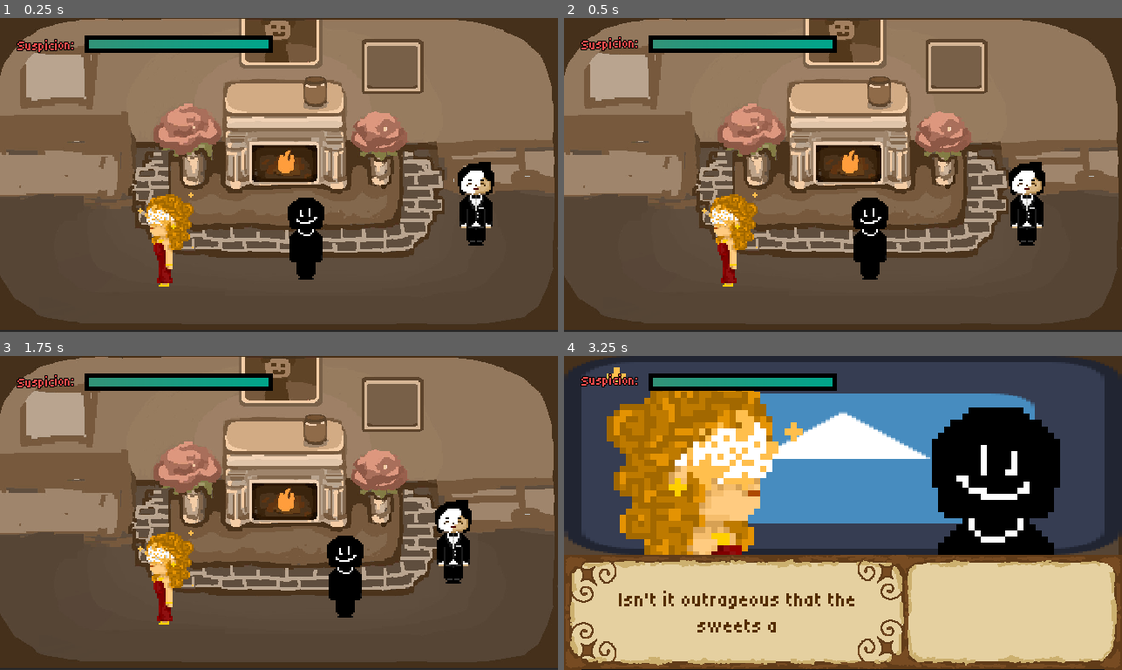
Above: before the commit, frames 1-4 (two rows, left to right).
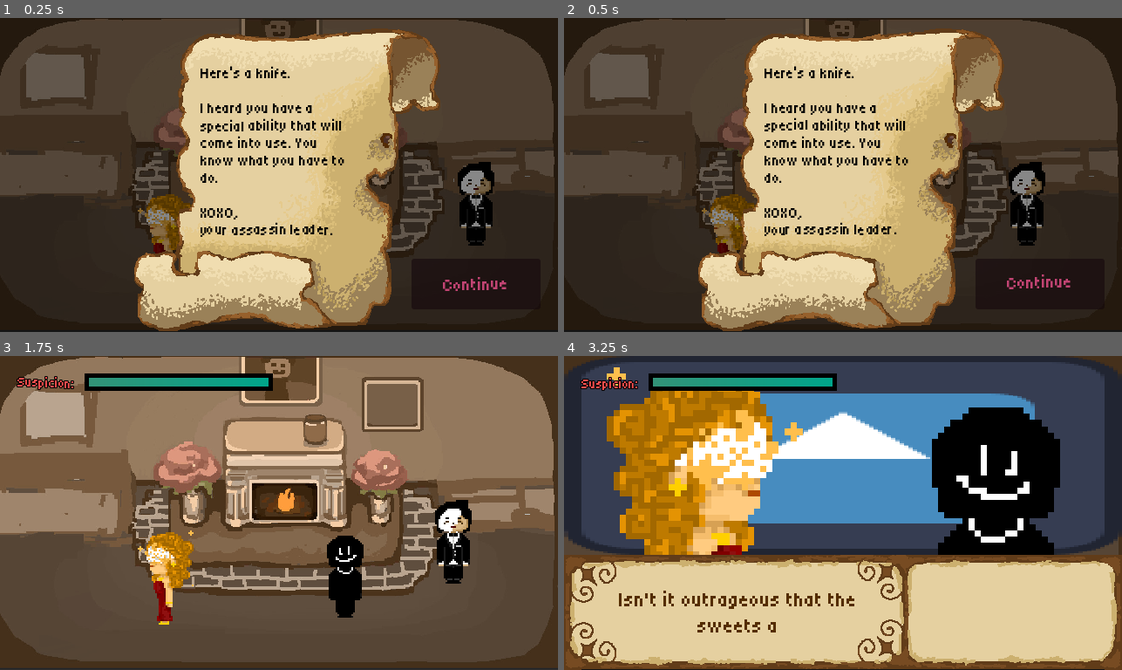
Above: after the commit, the same moments.

Repository: Tanner202/masquerade_game
Game: Godot game, scene res://Scenes/level.tscn
Same seed, same stepped clock (60 frames per second), same inputs: the game is played once before the commit and once after it. The engine's default icon, where the game draws it, is replaced by a stand-in: a white triangle on a blue panel in a dark square. Sound files missing from this copy of the repository are replaced by a short silence.
Inputs (mouse positions are in pixels of both pictures, inside the frame that each line leads up to):
- Up to frame 1 (0.25 s): no input
- Up to frame 2 (0.5 s): no input
- Up to frame 3 (1.75 s): click (474, 622) at 0.5 s, where only the run after the commit has a clickable "[color=white][font_size=20][w…"; hold D (right) from 1.28 s (still down); hold Space (interact) from 1.28 s (still down)
- Up to frame 4 (3.25 s): release D (right) at 2.03 s; release Space (interact) at 2.03 s; hold S (down) 2.03-2.78 s; tap Space (interact) at 2.1 s; hold D (right) from 2.78 s (still down); hold Space (interact) from 2.78 s (still down)

The runs differ from the first frame. In frame 1, 97% of the frame differs, in the area x 0-100%, y 0-100%; in frame 2, 97%; in frame 3, 0.2%; in frame 4, 0.3%.

Commit message:
Start scroll

Diff:
--- a/GameController/GameController.gd
+++ b/GameController/GameController.gd
@@ -2,12 +2,33 @@
 
 extends Node
 
+var seenIntroScroll = false
+var player
 var ui : UISystem;
 var gameState : GameState = GameState.new()
 const LOSE_SCENE_NAME = "res://LoseScene.tscn"
 
 func _init():
 	pass
+
+func setPlayer(givenPlayer : Player):
+	player = givenPlayer
+	player.can_move = false
+
+	# Quick check to make sure UI is set before finishing setting player
+	while (ui == null):
+		await get_tree().process_frame
+
+	if (not seenIntroScroll):
+		seenIntroScroll = true
+		ui.setUI(UISystem.UIState.INTRO_SCROLL)
+		ui.setExitIntroButton(
+			func ():
+				player.can_move = true
+				ui.setUI(UISystem.UIState.DEFAULT)
+		)
+	else:
+		player.can_move = true
 
 func setUI(newUI : UISystem):
 	ui = newUI
@@ -23,3 +44,6 @@
 func check_lose() -> void:
 	if (gameState.gameIsOver()):
 		get_tree().change_scene_to_file(LOSE_SCENE_NAME)
+
+func canInteract():
+	return player.can_move
--- a/Scenes/level.tscn
+++ b/Scenes/level.tscn
@@ -3,7 +3,6 @@
 [ext_resource type="PackedScene" uid="uid://drqhwa4g01bar" path="res://Scenes/npc.tscn" id="1_u52ul"]
 [ext_resource type="PackedScene" uid="uid://doh7rsbfeuigd" path="res://player.tscn" id="2_vonw3"]
 [ext_resource type="PackedScene" uid="uid://by8d7kcofyw65" path="res://UI/UI.tscn" id="3_oi3di"]
-[ext_resource type="Texture2D" uid="uid://t1pns0jgjllt" path="res://Tux-1.png.png" id="4_bvt00"]
 [ext_resource type="SpriteFrames" uid="uid://dryatghlf3t4p" path="res://Art/butterfly_lady.tres" id="3_oqgf2"]
 [ext_resource type="SpriteFrames" uid="uid://c3ychx1mc6p0n" path="res://Art/pastry_chef.tres" id="4_bvt00"]
 [ext_resource type="Texture2D" uid="uid://d1hsplopxd7hh" path="res://329063C1-339F-4B9A-A76C-114F518A0145.jpg" id="6_1ainy"]
@@ -43,7 +42,6 @@
 scale = Vector2(2, 2)
 sprite_frames = ExtResource("4_bvt00")
 dialogue_filepath = "res://pastry_chef.json"
-npc_texture = ExtResource("4_bvt00")
 
 [node name="Player" parent="." unique_id=1297024523 instance=ExtResource("2_vonw3")]
 position = Vector2(352, 244)
--- a/UI/UI.tscn
+++ b/UI/UI.tscn
@@ -1,6 +1,7 @@
 [gd_scene format=3 uid="uid://by8d7kcofyw65"]
 
 [ext_resource type="Script" uid="uid://cxwi3ujbbuahn" path="res://UI/ui.gd" id="1_6dd3c"]
+[ext_resource type="Texture2D" uid="uid://b1j177tn1q6ur" path="res://Art/Scroll.png" id="2_dhe1o"]
 
 [sub_resource type="Gradient" id="Gradient_dhe1o"]
 colors = PackedColorArray(0.1981962, 0.57650656, 0.46861118, 1, 0, 0.6472938, 0.5441137, 1)
@@ -20,12 +21,85 @@
 [sub_resource type="GradientTexture1D" id="GradientTexture1D_6dd3c"]
 gradient = SubResource("Gradient_pa3ot")
 
-[node name="UI" type="CanvasLayer" unique_id=776849873 node_paths=PackedStringArray("defaultUIHolder", "susBar", "notesUIHolder")]
+[node name="UI" type="CanvasLayer" unique_id=776849873 node_paths=PackedStringArray("defaultUIHolder", "susBar", "notesUIHolder", "introUIHolder", "exitIntroButton")]
 layer = 2
 script = ExtResource("1_6dd3c")
 defaultUIHolder = NodePath("DefaultUI")
 susBar = NodePath("DefaultUI/SuspicionBoxHolder/SuspicionBox/BoxHolder/InnerBoxHolder/TextureProgressBar")
 notesUIHolder = NodePath("NotesUI")
+introUIHolder = NodePath("StartUI")
+exitIntroButton = NodePath("StartUI/StartButton")
+
+[node name="StartUI" type="Control" parent="." unique_id=381112282]
+layout_mode = 3
+anchors_preset = 15
+anchor_right = 1.0
+anchor_bottom = 1.0
+grow_horizontal = 2
+grow_vertical = 2
+mouse_filter = 2
+metadata/_edit_lock_ = true
+
+[node name="ColorRect" type="ColorRect" parent="StartUI" unique_id=721981635]
+layout_mode = 1
+anchors_preset = 15
+anchor_right = 1.0
+anchor_bottom = 1.0
+grow_horizontal = 2
+grow_vertical = 2
+color = Color(0, 0, 0, 0.47058824)
+
+[node name="TextureRect" type="TextureRect" parent="StartUI" unique_id=697335664]
+layout_mode = 1
+anchors_preset = -1
+anchor_right = 1.0
+anchor_bottom = 1.0
+grow_horizontal = 2
+grow_vertical = 2
+texture = ExtResource("2_dhe1o")
+metadata/_edit_lock_ = true
+
+[node name="StartButton" type="Button" parent="StartUI" unique_id=350087836]
+modulate = Color(0.76229876, 0.26487815, 0.44984293, 1)
+layout_mode = 1
+anchors_preset = 7
+anchor_left = 0.5
+anchor_top = 1.0
+anchor_right = 0.5
+anchor_bottom = 1.0
+offset_left = 152.0
+offset_top = -84.0
+offset_right = 300.0
+offset_bottom = -26.0
+grow_horizontal = 2
+grow_vertical = 0
+
+[node name="RichTextLabel" type="RichTextLabel" parent="StartUI/StartButton" unique_id=430994838]
+layout_mode = 1
+anchors_preset = 15
+anchor_right = 1.0
+anchor_bottom = 1.0
+grow_horizontal = 2
+grow_vertical = 2
+mouse_filter = 2
+bbcode_enabled = true
+text = "[color=white][font_size=20][wave]Continue"
+horizontal_alignment = 1
+vertical_alignment = 1
+
+[node name="RichTextLabel" type="RichTextLabel" parent="StartUI" unique_id=1571789786]
+layout_mode = 0
+offset_left = 230.0
+offset_top = 54.0
+offset_right = 401.0
+offset_bottom = 261.0
+bbcode_enabled = true
+text = "[color=black][font_size=17]Here’s a knife.
+
+I heard you have a [wave]special[/wave] ability that will come into use. You know what you have to do.
+
+XOXO,
+[shake]your assassin leader.[/shake]"
 
 [node name="DefaultUI" type="Control" parent="." unique_id=641941266]
 layout_mode = 3
@@ -35,6 +109,7 @@
 grow_horizontal = 2
 grow_vertical = 2
 mouse_filter = 2
+metadata/_edit_lock_ = true
 
 [node name="SuspicionBoxHolder" type="Control" parent="DefaultUI" unique_id=1434758147]
 layout_mode = 1
@@ -75,6 +150,7 @@
 
 [node name="InnerBoxHolder" type="Control" parent="DefaultUI/SuspicionBoxHolder/SuspicionBox/BoxHolder" unique_id=1455817479]
 layout_mode = 1
+anchors_preset = 15
 anchor_right = 1.0
 anchor_bottom = 1.0
 offset_left = 5.0
@@ -123,6 +199,7 @@
 grow_horizontal = 2
 grow_vertical = 2
 mouse_filter = 2
+metadata/_edit_lock_ = true
 
 [node name="TextureRect" type="TextureRect" parent="NotesUI" unique_id=256505950]
 layout_mode = 1
--- a/UI/ui.gd
+++ b/UI/ui.gd
@@ -2,7 +2,7 @@
 
 extends CanvasLayer
 
-enum UIState {DEFAULT, NOTES}
+enum UIState {DEFAULT, NOTES, INTRO_SCROLL}
 
 # DEFAULT UI
 @export var defaultUIHolder : Control
@@ -13,6 +13,9 @@
 # NOTES
 @export var notesUIHolder : Control
 
+# INTRO
+@export var introUIHolder : Control
+@export var exitIntroButton : Button
 
 func _ready() -> void:
 	forceSetSusTo(0)
@@ -21,10 +24,16 @@
 func setUI(nextState : UIState) -> void:
 	defaultUIHolder.hide()
 	notesUIHolder.hide()
+	introUIHolder.hide()
 	if (nextState == UIState.DEFAULT):
 		defaultUIHolder.show()
 	elif (nextState == UIState.NOTES):
 		notesUIHolder.show()
+	elif (nextState == UIState.INTRO_SCROLL):
+		introUIHolder.show()
+
+func setExitIntroButton(f : Callable):
+	exitIntroButton.pressed.connect(f)
 
 func forceSetSusTo(value : float):
 	susBar.value = value
--- a/character_body_2d.gd
+++ b/character_body_2d.gd
@@ -1,9 +1,14 @@
 extends CharacterBody2D
+
+class_name Player
 
 @export var speed = 100
 
 var can_move = true
 @onready var audioPlayer = $AudioStreamPlayer2D
+
+func _ready():
+	Controller.setPlayer(self)
 
 func get_input():
 	var input_direction = Input.get_vector("left", "right", "up", "down")
--- a/npc.gd
+++ b/npc.gd
@@ -116,7 +116,7 @@
 	nav_agent.target_position = target_pos
 
 func _input(event: InputEvent) -> void:
-	if event.is_action_pressed("interact") and player_in_interaction_range and not is_interacting:
+	if event.is_action_pressed("interact") and player_in_interaction_range and not is_interacting and Controller.canInteract():
 		start_interaction()
 
 func start_interaction():
Binary file added: Art/Scroll.png
Not shown, added: Art/Scroll.png.import
